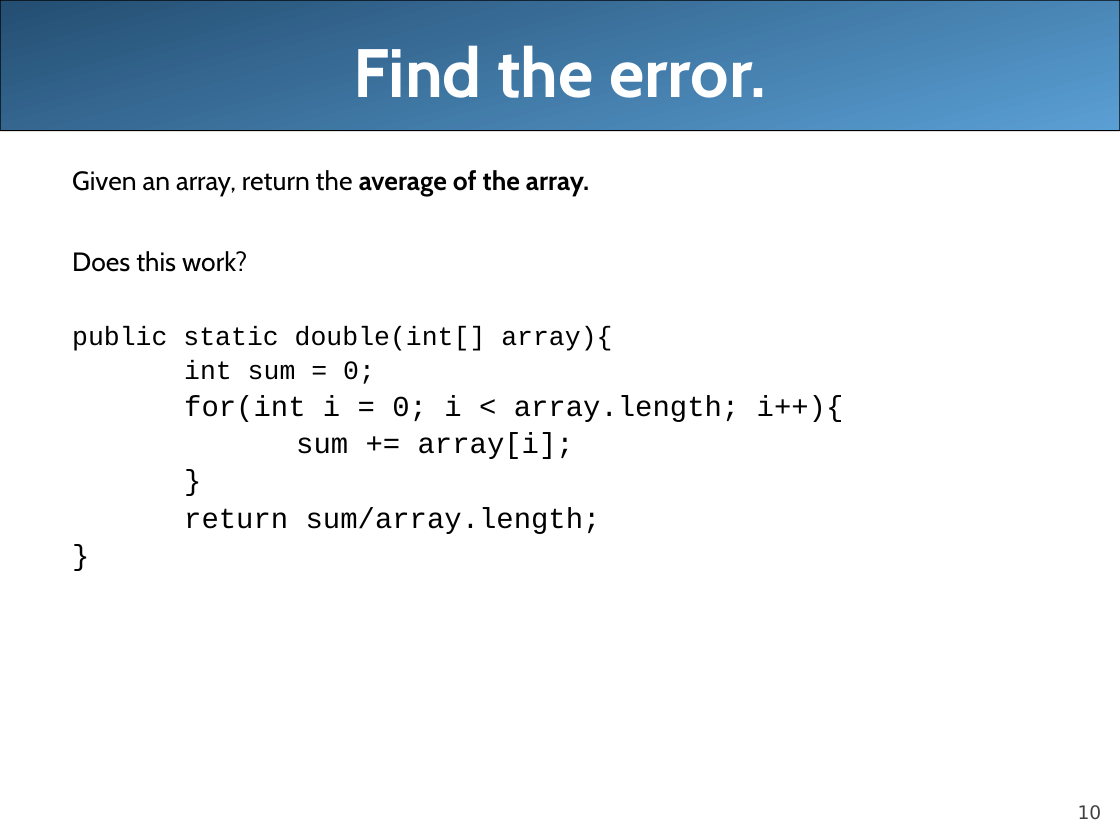
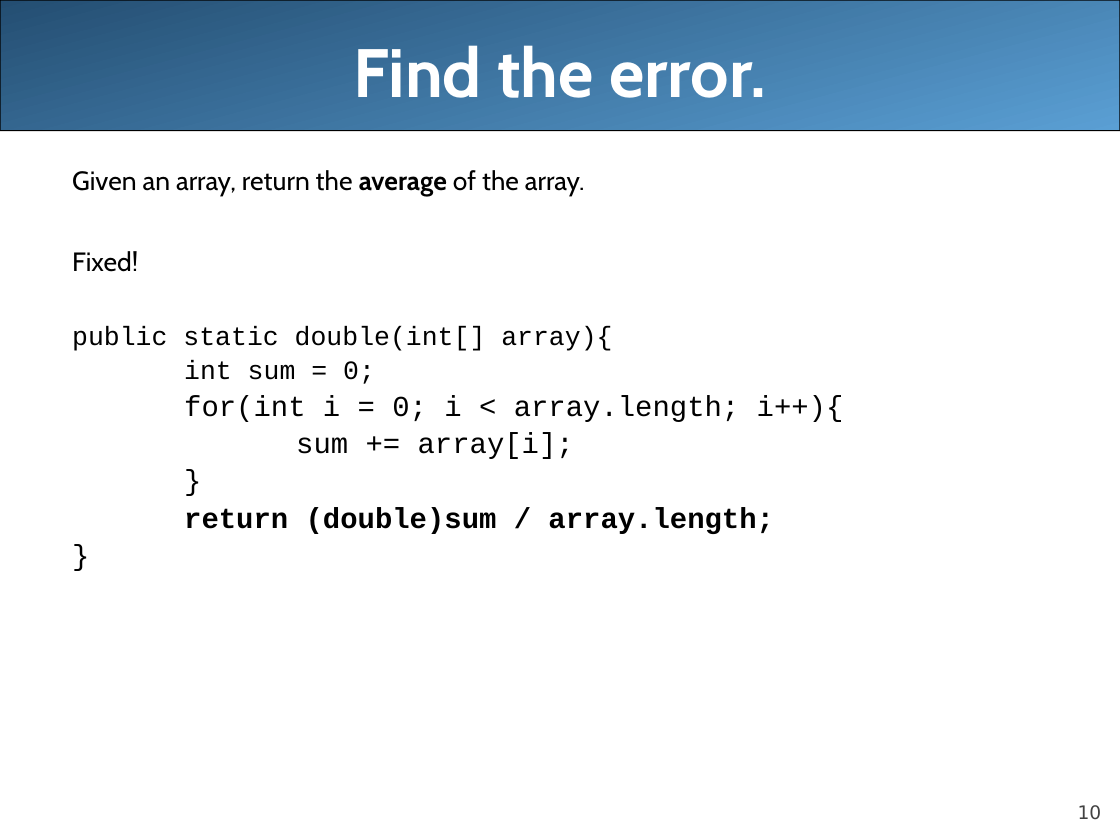
Before and after one commit to LongBaoNguyen/longbaonguyen.github.io, a slide deck: slide 10 of courses/apcsa/lecture17.ppt. Drawn at 1120x840 pixels with LibreOffice and Linux fonts; fonts in the diff are those of the drawing. Boxes give left, top, right and bottom in pixels: in the first picture for what was removed or moved away, otherwise in the second. Text is boxed around its words. In the diff, an @@ line names an element or a change of style, - is before the commit and + after.

```diff
--- a/courses/apcsa/lecture17.ppt
+++ b/courses/apcsa/lecture17.ppt
@@ text at (72, 170, 585, 196): bold off in "of the array." @@
@@ text at (72, 251, 138, 272): text changed @@
-  Does this work?
+  Fixed!
@@ text at (184, 507, 774, 534): text changed; bold on @@
-  return sum/array.length;
+  return (double)sum / array.length;
```
Also in this commit, not shown: 2 other slides changed, 1 slide added, 3 slides removed, 7 other files.
